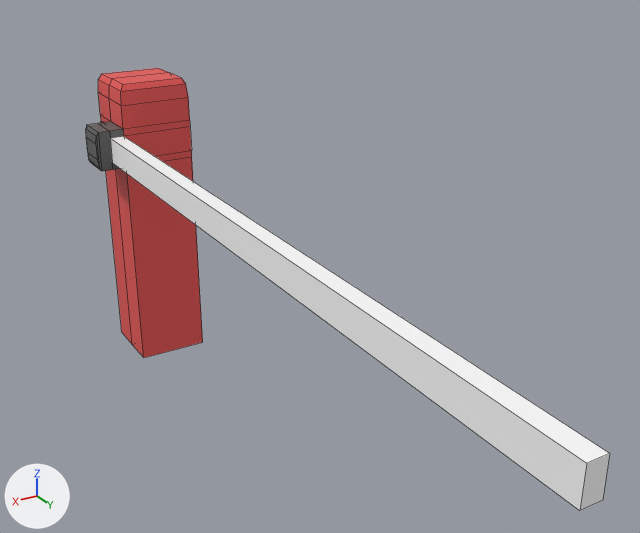
Two versions of the FBX model Assets/3dmodels/Barrier 1.1.fbx, one commit apart.
Before and after are seen from a 50 mm camera at (50.33, -66.68, 3.16) aimed at (48.06, -70.46, 1.27). Lighting does not change. The marker at lower left points along +X, +Y and +Z. The first picture is the older version. Mesh edges are drawn as thin lines. Where no turn or scale is listed for an object, it has been applied to the vertices.

Objects in the first picture: 'Barrier_6.001'.
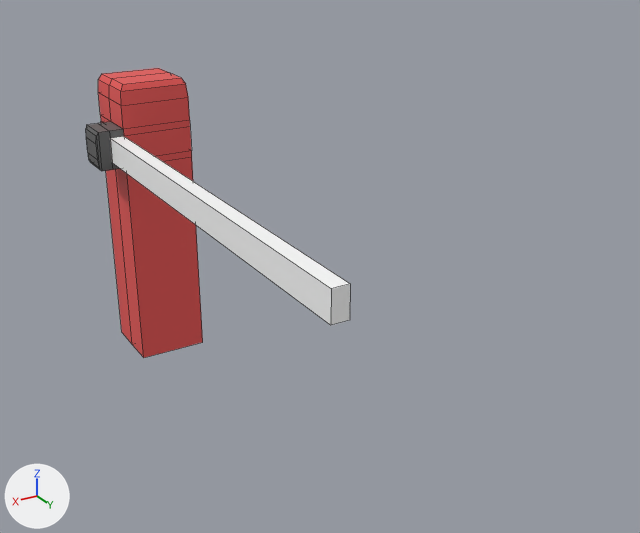
The newer file is also turned or shifted as a whole; pictures and numbers use the older file's frame.

What differs and where, as boxes (x1, y1, x2, y2) in the pictures (640 x 533 px; the box of a moved part takes in the faces that stretch with it):
'Barrier_6.001', reshaped (50% narrower, 34% shorter): before (86, 68, 610, 510); after (86, 68, 350, 358)
part 1 of me_cube_084, moved or reshaped: before (110, 136, 610, 510); after (110, 136, 350, 325)

The change, as a list of edits to the scene's bpy script:
```text
Change me_cube_084:
    used by ob_barrier_6_001; location = (48.227, -72.564, 0.951)
    before: 38 (0.24, 4.44, 0.67) at pixel (609, 453), 39 (0.24, 4.44, 0.5) at pixel (602, 500), 40 (0.33, 4.44, 0.67) at pixel (586, 463), 41 (0.33, 4.44, 0.5) at pixel (579, 510)
    remove me_cube_084.from_pydata(...)  # 72 vertices, 68 faces; spans x -0.24..0.43, y -0.24..4.44, z -1.01..1.01
    add me_cube_084.from_pydata(...)  # 72 vertices, 68 faces; spans x -0.24..0.43, y -0.24..3.03, z -1.01..1.01
    me_cube_084 part 1
    add for i in [*range(38, 42)]: me_cube_084.vertices[i].co += Vector((0.0, -1.41, 0.0))
```
